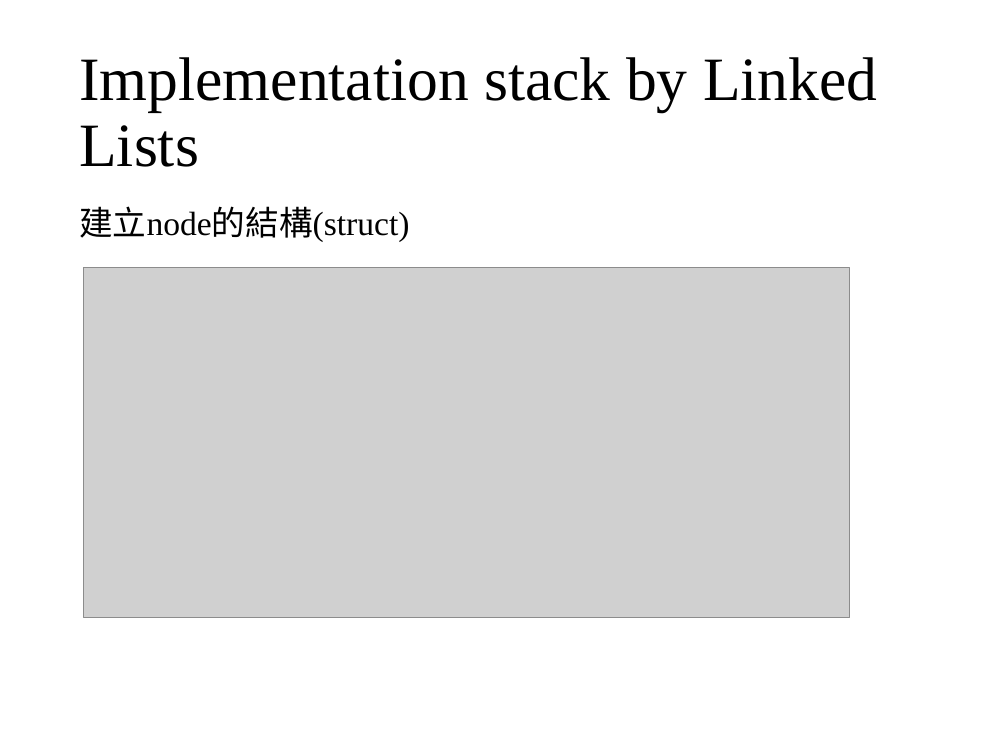
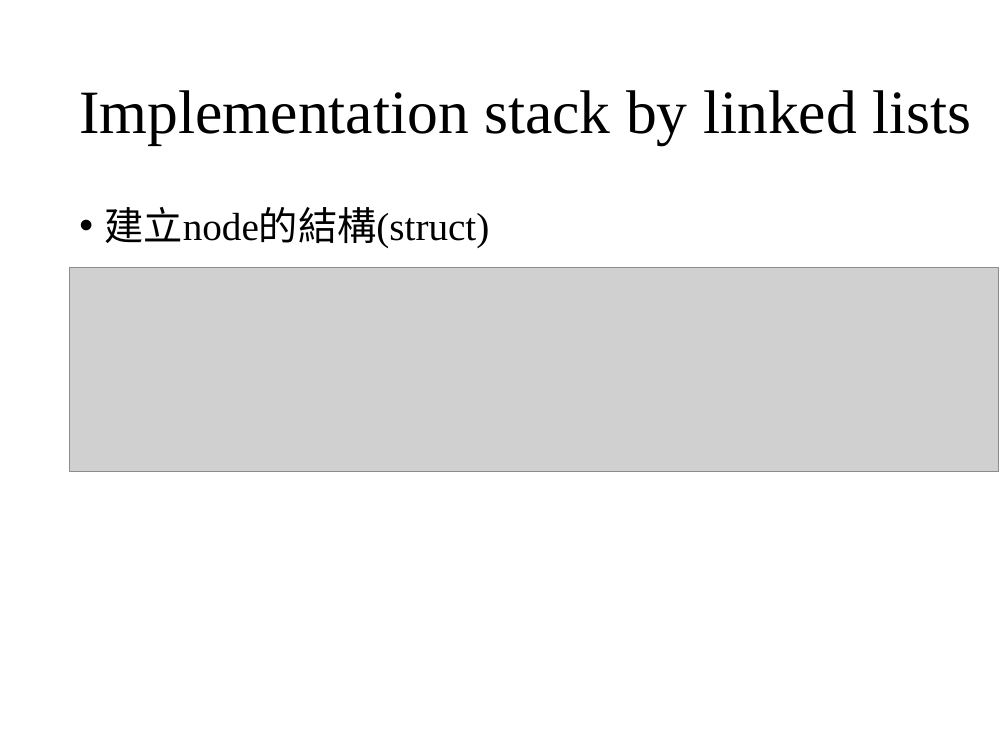
Before and after one commit to wangruxing/DataStructure, a slide deck: slide 12 of Chapter 4 Linked Lists/Chapter 4.pptx (slide 4 before the commit). Drawn at 1008x756 pixels with LibreOffice and Linux fonts; fonts in the diff are those of the drawing; grey boxes stand for pictures. Boxes give left, top, right and bottom in pixels: in the first picture for what was removed or moved away, otherwise in the second. Text is boxed around its words. In the diff, an @@ line names an element or a change of style, - is before the commit and + after.

```diff
--- a/Chapter 4 Linked Lists/Chapter 4.pptx
+++ b/Chapter 4 Linked Lists/Chapter 4.pptx
@@ title at <box>79,90,971,144</box>: text changed @@
-Implementation stack by Linked Lists
+Implementation stack by linked lists
@@ text "建立node的結構(struct)" at <box>105,207,490,248</box>: size 24 to 28 pt; bullet none to •; list level 2 to 1 in "建立node的結構(struct)" @@
@@ picture: place and size @@
-picture at <box>84,268,850,618</box>
+picture at <box>70,267,999,472</box>
```
Also in this commit, not shown: 4 other slides changed, 35 slides added, 2 slides removed, 34 other files.
